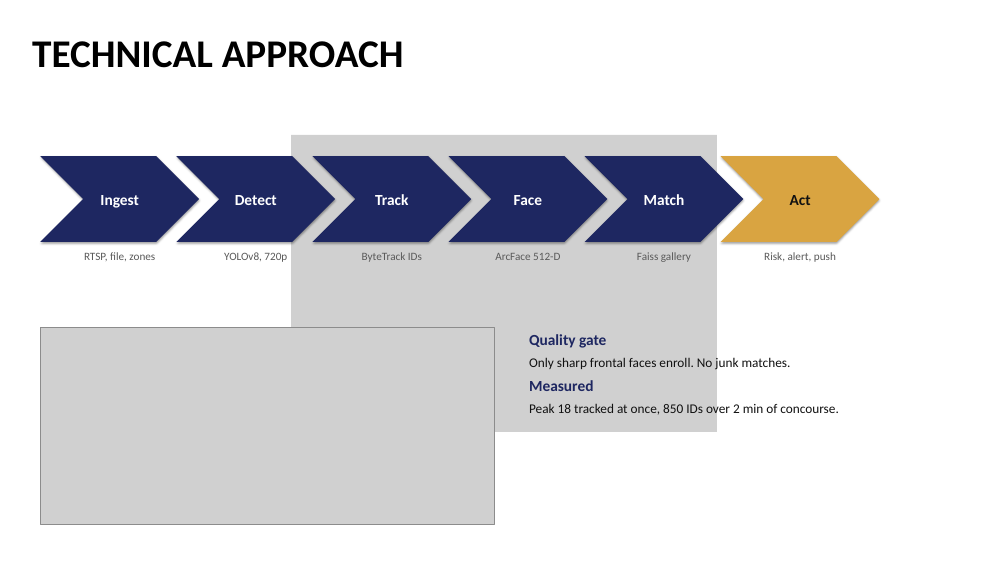
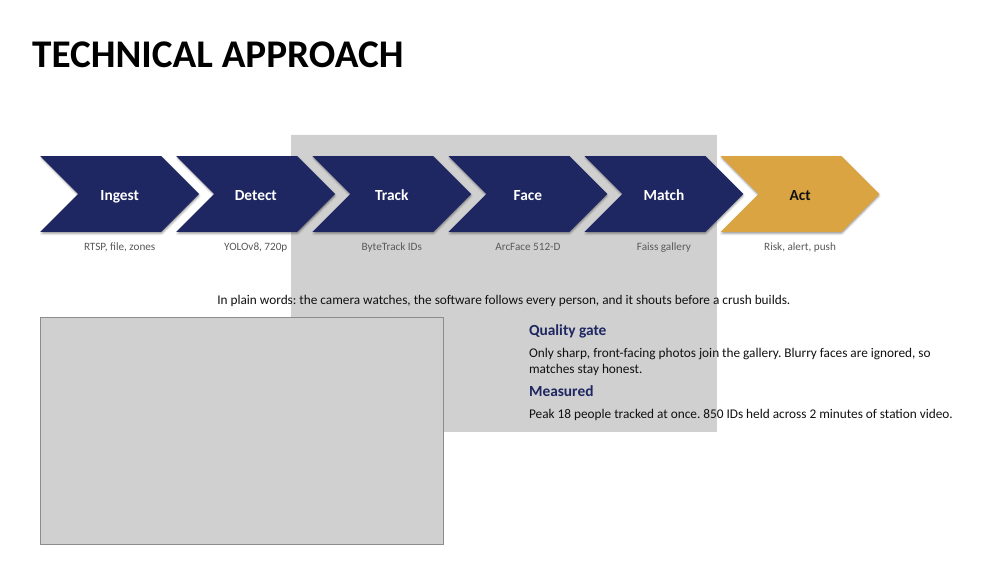
Before and after one commit to shounakjoshi88-a11y/raksha-crowd-safety-hackathon, a slide deck: slide 3 of deck/Raksha_Hackathon2026_Final.pptx. Drawn at 1008x567 pixels with LibreOffice and Linux fonts; fonts in the diff are those of the drawing; grey boxes stand for pictures. Boxes give left, top, right and bottom in pixels: in the first picture for what was removed or moved away, otherwise in the second. Text is boxed around its words. In the diff, an @@ line names an element or a change of style, - is before the commit and + after.

Commit message:
feat: deck v3 judge-friendly copy, tracked impact photo, embedded tracking GIF

```diff
--- a/deck/Raksha_Hackathon2026_Final.pptx
+++ b/deck/Raksha_Hackathon2026_Final.pptx
@@ chevron "Ingest": place and size @@
-chevron "Ingest" at (40,156,199,242)
+chevron "Ingest" at (40,156,199,232)
@@ chevron "Detect": place and size @@
-chevron "Detect" at (176,156,335,242)
+chevron "Detect" at (176,156,335,232)
@@ chevron "Track": place and size @@
-chevron "Track" at (312,156,471,242)
+chevron "Track" at (312,156,471,232)
@@ chevron "Face": place and size @@
-chevron "Face" at (449,156,607,242)
+chevron "Face" at (449,156,607,232)
@@ chevron "Match": place and size @@
-chevron "Match" at (585,156,743,242)
+chevron "Match" at (585,156,743,232)
@@ chevron "Act": place and size @@
-chevron "Act" at (721,156,879,242)
+chevron "Act" at (721,156,879,232)
@@ text added at (217,292,791,307), 19 pt, text #111111 @@
+In plain words: the camera watches, the software follows every person, and it shouts before a crush builds.
@@ picture: place and size @@
-picture at (40,328,494,524)
+picture at (40,318,444,544)
@@ 7 texts: place and size @@
-7 texts at (84,252,838,416)
+7 texts at (84,242,953,422)
@@ text at (529,346,930,375): text changed @@
-Only sharp frontal faces enroll. No junk matches.
+Only sharp, front-facing photos join the gallery. Blurry faces are ignored, so matches stay honest.
@@ text at (529,407,953,422): text changed @@
-Peak 18 tracked at once, 850 IDs over 2 min of concourse.
+Peak 18 people tracked at once. 850 IDs held across 2 minutes of station video.
```
Also in this commit, not shown: 3 other slides changed, 1 other file.
